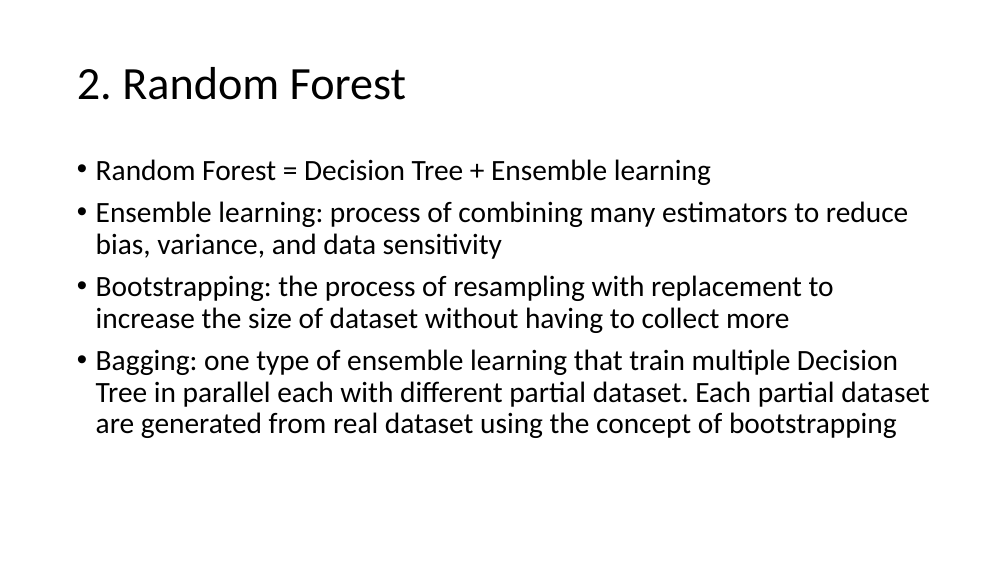
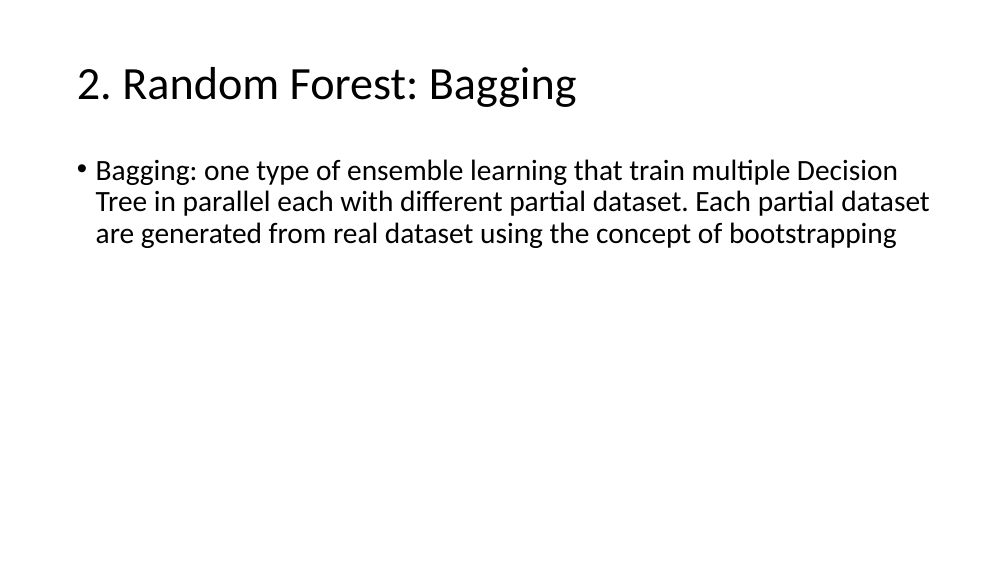
Before and after one commit to gucino/Machine-Learning, a slide deck: slide 34 of Decision_tree_and_Random_forest.pptx (slide 18 before the commit). Drawn at 1008x567 pixels with LibreOffice and Linux fonts; fonts in the diff are those of the drawing. Boxes give left, top, right and bottom in pixels: in the first picture for what was removed or moved away, otherwise in the second. Text is boxed around its words. In the diff, an @@ line names an element or a change of style, - is before the commit and + after.

```diff
--- a/Decision_tree_and_Random_forest.pptx
+++ b/Decision_tree_and_Random_forest.pptx
@@ title at box(77, 67, 577, 107): text changed @@
-2. Random Forest
+2. Random Forest: Bagging
@@ text at box(96, 159, 908, 333): paragraphs removed @@
-• Random Forest = Decision Tree + Ensemble learning
-• Ensemble learning: process of combining many estimators to reduce bias, variance, and data sensitivity
-• Bootstrapping: the process of resampling with replacement to increase the size of dataset without having to collect more
```
Also in this commit, not shown: 8 other slides changed, 16 slides added, 1 slide removed.
